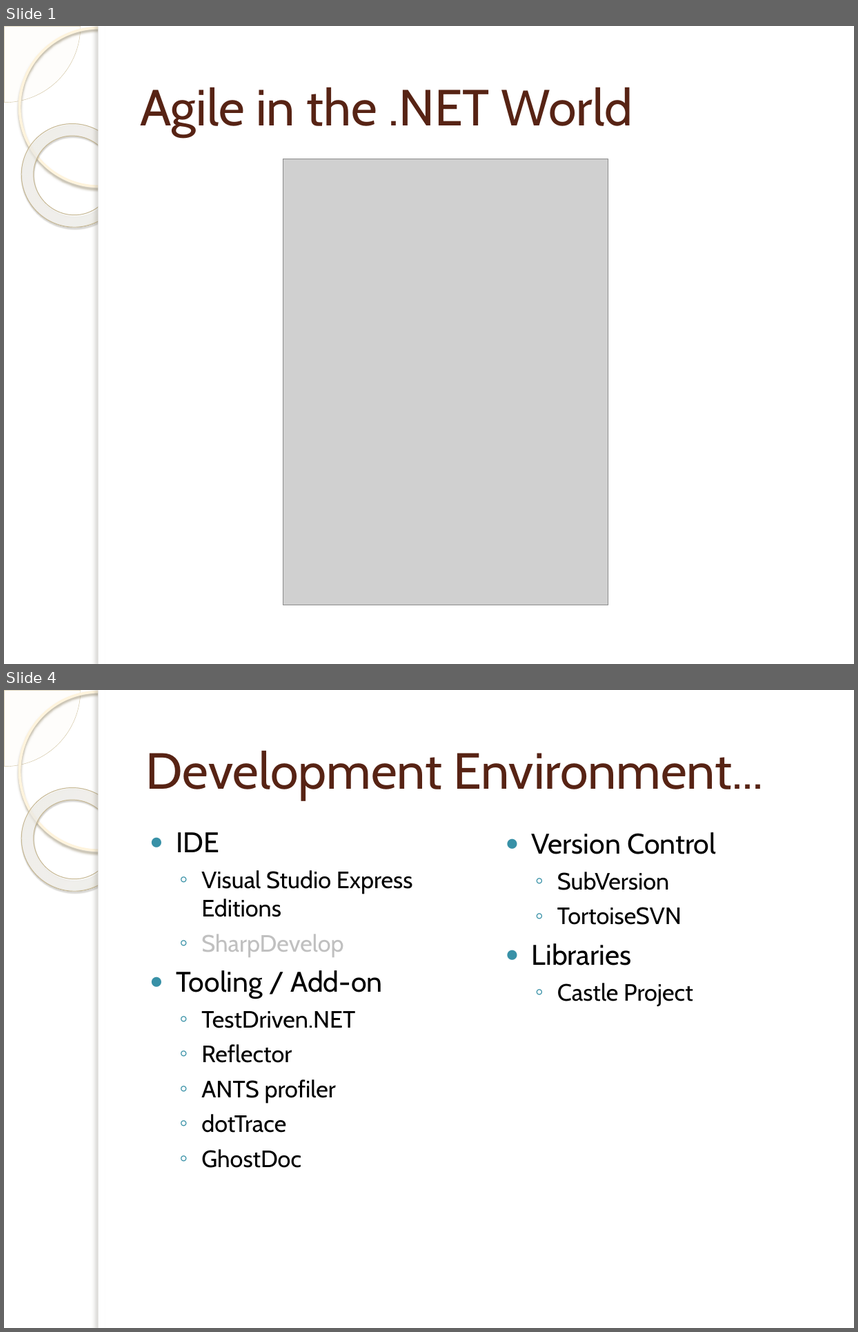
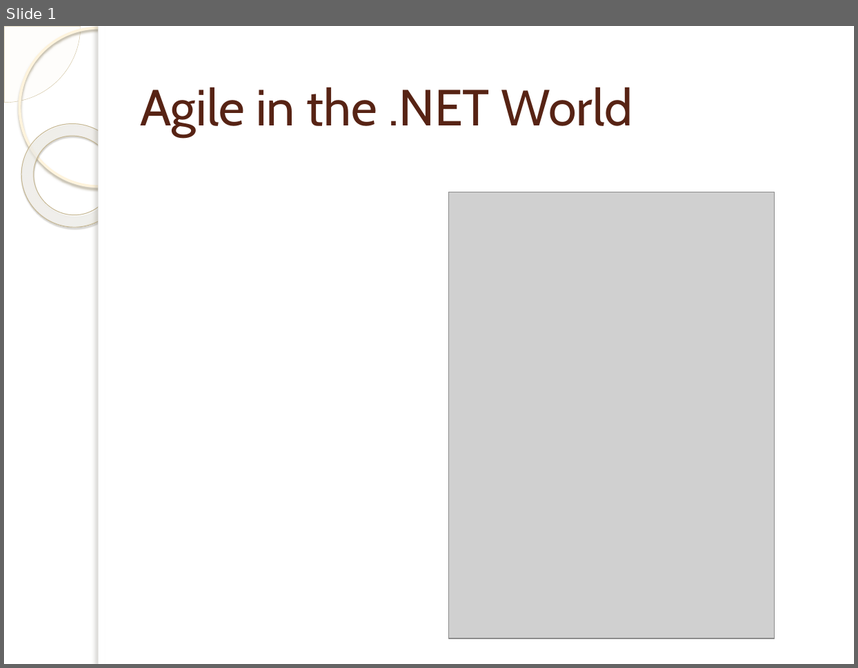
Before and after one commit to michelgrootjans/foresee, a slide deck: Agile.net/dotnet.pptx. Shown one above the other, each under a label of ours: slides 1 and 4 before the commit, slide 1 after it; the slides between them are not shown. The pictures are 858x1332 and 858x668 pixels, drawn with LibreOffice and Linux fonts; fonts in the diff are those of the drawing; grey boxes stand for pictures; background and template pictures are left out. Boxes give left, top, right and bottom in pixels: in the first picture for what was removed or moved away, otherwise in the second. Text is boxed around its words. In the diff, an @@ line names an element or a change of style, - is before the commit and + after.

```diff
--- a/Agile.net/dotnet.pptx
+++ b/Agile.net/dotnet.pptx
@@ slide 4 removed at (x1=4, y1=690, x2=854, y2=1328), background picture (left out); not listed: 5 template elements that a slide beside it also shows @@
@@ title removed at (x1=146, y1=750, x2=764, y2=800) @@
-Development Environment...
@@ text removed at (x1=176, y1=832, x2=413, y2=1167) @@
-● IDE
-  ◦ Visual Studio Express Editions
-  ◦ SharpDevelop
-● Tooling / Add-on
-  ◦ TestDriven.NET
-  ◦ Reflector
-  ◦ ANTS profiler
-  ◦ dotTrace
-  ◦ GhostDoc
@@ text removed at (x1=532, y1=832, x2=716, y2=1006) @@
-● Version Control
-  ◦ SubVersion
-  ◦ TortoiseSVN
-● Libraries
-  ◦ Castle Project
@@ slide 1 changed as well @@
@@ picture moved from (x1=283, y1=158, x2=608, y2=605) to (x1=448, y1=192, x2=774, y2=638) @@
```
Also in this commit, not shown: 4 other slides changed, 3 slides added, 1 other slide removed, 1 other file.
